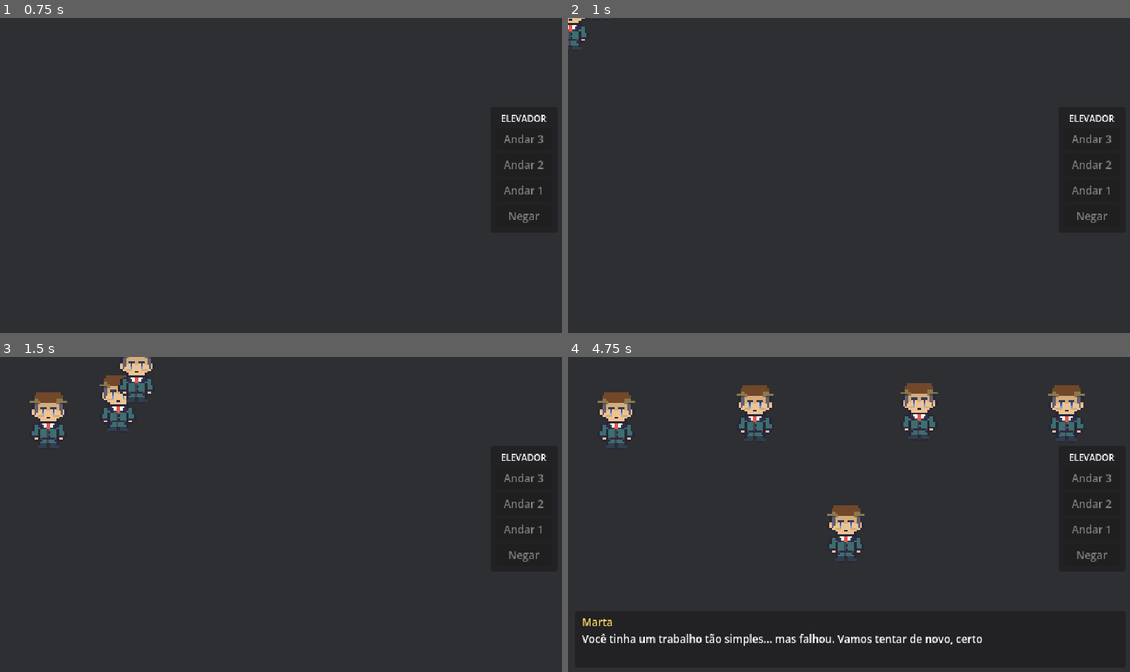
Above: before the commit, frames 1-4 (two rows, left to right).
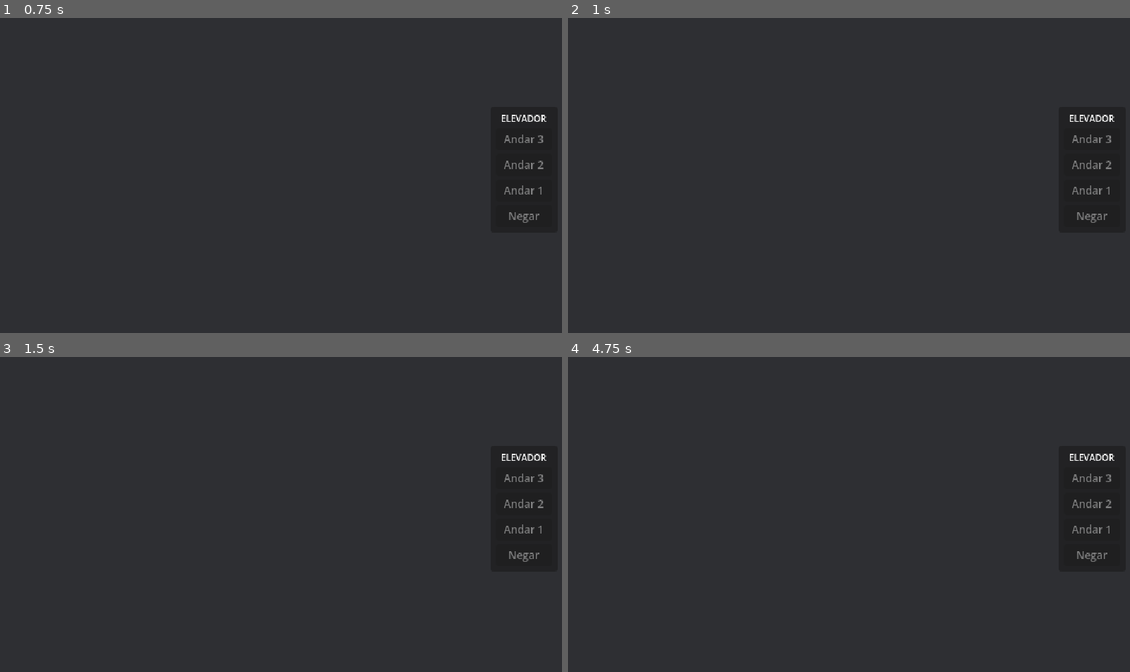
Above: after the commit, the same moments.

Repository: devrodofc/Elevator-Protocol
Game: Godot game, scene res://src/levels/scenes/reception.tscn
The game is run twice, just before and just after one commit, with the same random seed, the same clock (stepped at 60 frames per second) and the same inputs. This scene is started directly instead of the project's main scene.
Inputs (mouse positions are in pixels of both pictures, inside the frame that each line leads up to):
- Up to frame 1 (0.75 s): tap Enter at 0.5 s
- Up to frame 2 (1 s): no input
- Up to frame 3 (1.5 s): no input
- Up to frame 4 (4.75 s): click (1090, 479) at 2.75 s, where only the run before the commit has a clickable "Andar 3"; tap Space at 3.5 s; tap Enter at 4.25 s

Frame 1 is identical in both runs. In frame 2, 0.2% of the frame differs, in the area x 0-8%, y 0-11%; in frame 3, 1.8%; in frame 4, 4.5%, in the area x 2-92%, y 8-92%.

Commit message:
fix: corrige cena da recepcao

Diff:
--- a/src/levels/scenes/reception.tscn
+++ b/src/levels/scenes/reception.tscn
@@ -1,12 +1,10 @@
 [gd_scene format=3 uid="uid://ck6pn78lk8av7"]
 
-[ext_resource type="Script" uid="uid://bummgya0ukifq" path="res://src/levels/scripts/reception_manager.gd" id="1_2llwu"]
-[ext_resource type="Resource" uid="uid://crs2g0lcexipn" path="res://src/levels/schedules/day1.tres" id="2_d2spp"]
+[ext_resource type="Script" path="res://src/levels/reception_manager.gd" id="1_2llwu"]
 [ext_resource type="PackedScene" path="res://src/ui/hud/elevator_panel.tscn" id="6_elevator"]
 
 [node name="Reception" type="Node2D" unique_id=1772593470]
 script = ExtResource("1_2llwu")
-schedule_config = ExtResource("2_d2spp")
 
 [node name="Background" type="ColorRect" parent="." unique_id=1097790414]
 offset_left = -19.0
